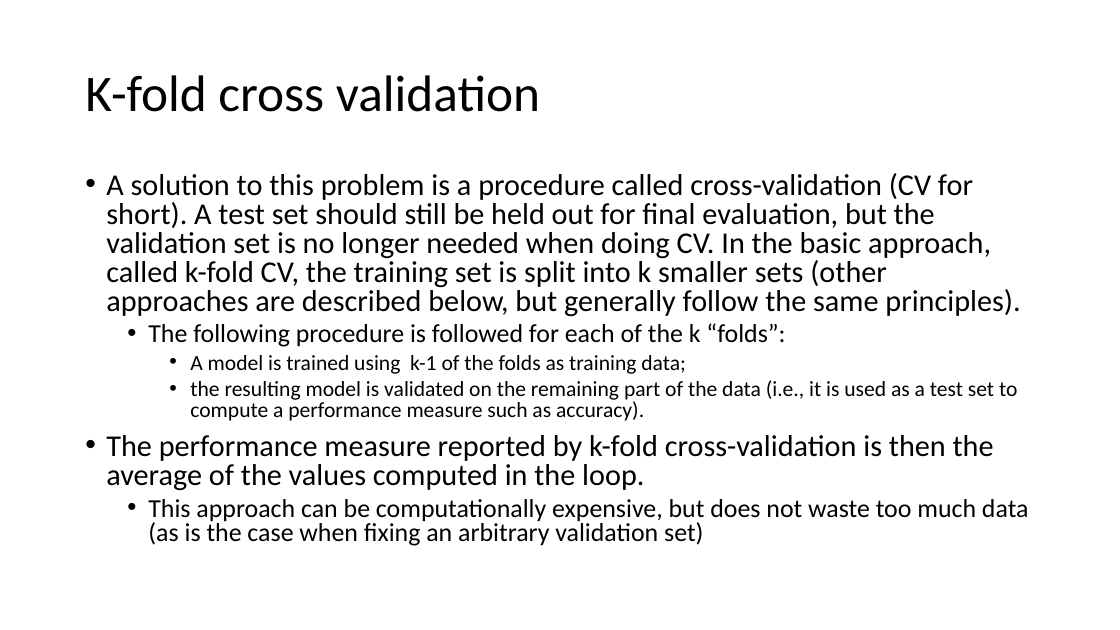
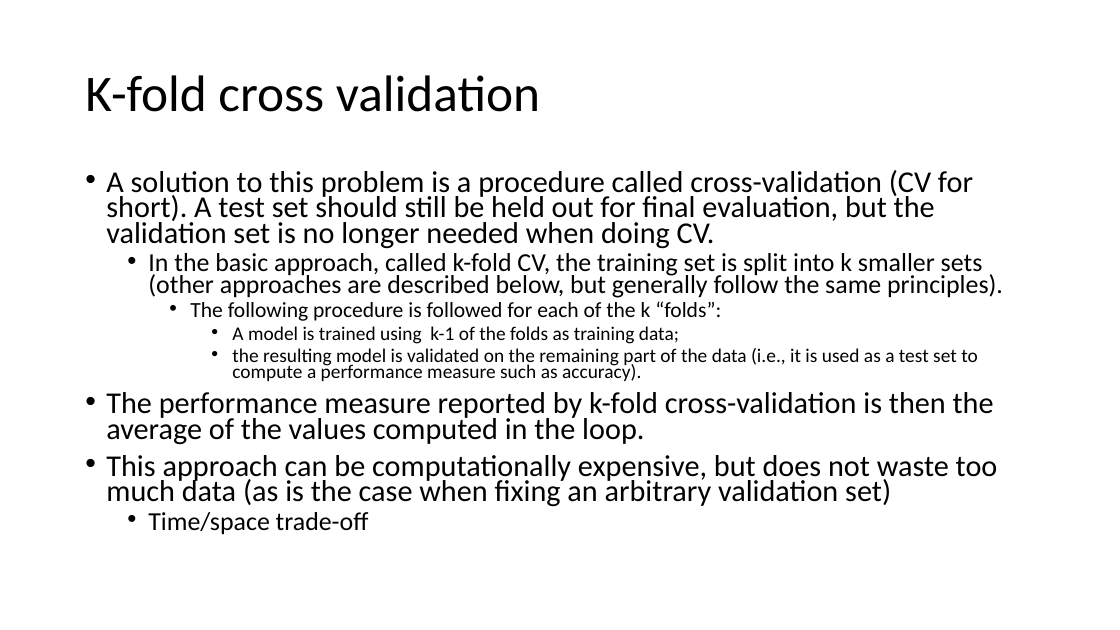
Before and after one commit to FranzGH/IoT_ML, a slide deck: slide 5 of Model selection.pptx. Drawn at 1120x630 pixels with LibreOffice and Linux fonts; fonts in the diff are those of the drawing. Boxes give left, top, right and bottom in pixels: in the first picture for what was removed or moved away, otherwise in the second. Text is boxed around its words. In the diff, an @@ line names an element or a change of style, - is before the commit and + after.

Commit message:
Model selection

```diff
--- a/Model selection.pptx
+++ b/Model selection.pptx
@@ text at bbox=[106, 170, 1003, 298]: text changed @@
-• A solution to this problem is a procedure called cross-validation (CV for short). A test set should still be held out for final evaluation, but the validation set is no longer needed when doing CV. In the basic approach, called k-fold CV, the training set is split into k smaller sets (other approaches are described below, but generally follow the same principles).
+• A solution to this problem is a procedure called cross-validation (CV for short). A test set should still be held out for final evaluation, but the validation set is no longer needed when doing CV.
+  • In the basic approach, called k-fold CV, the training set is split into k smaller sets (other approaches are described below, but generally follow the same principles).
@@ text at bbox=[106, 301, 998, 507]: size 22.2 to 18.5 pt in "The following procedure is followed for each ..."; size 18.5 to 16.6 pt in "A model is trained using k-1 of ...", "the resulting model is validated on the ..."; size 22.2 to 25.9 pt in "This approach can be computationally expensive, but ..."; list level 2 to 3 in "The following procedure is followed ..."; line spacing 0.8 to 0.7; list level 3 to 4 in "A model is trained using ..."; list level 3 to 4 in "the resulting model is validated ..."; list level 2 to 1 in "This approach can be computationally ..." @@
@@ text at bbox=[148, 512, 369, 535]: paragraph added @@
+  • Time/space trade-off
```
Also in this commit, not shown: 23 other slides changed, 3 slides added, 1 slide removed, 8 other files.
